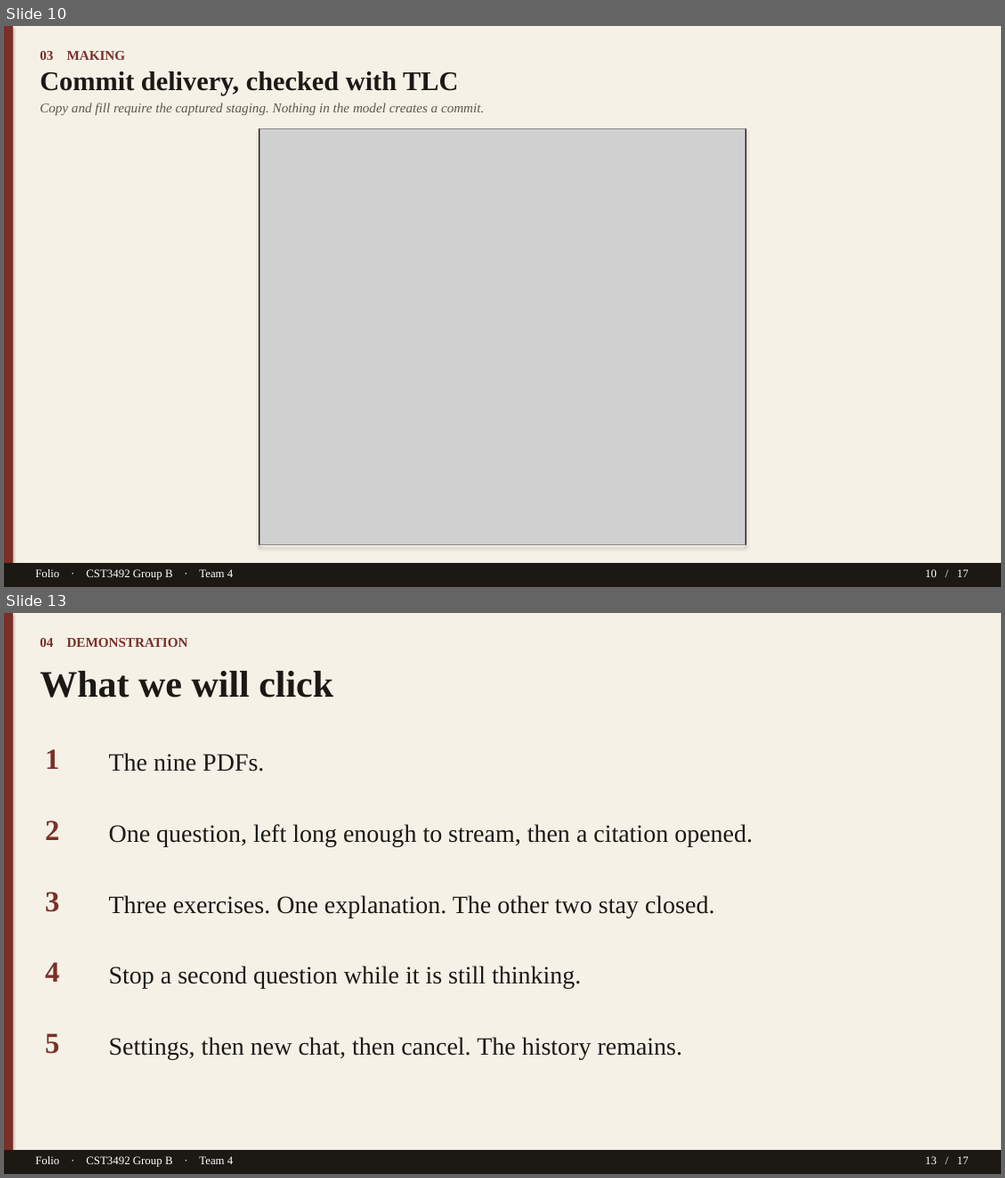
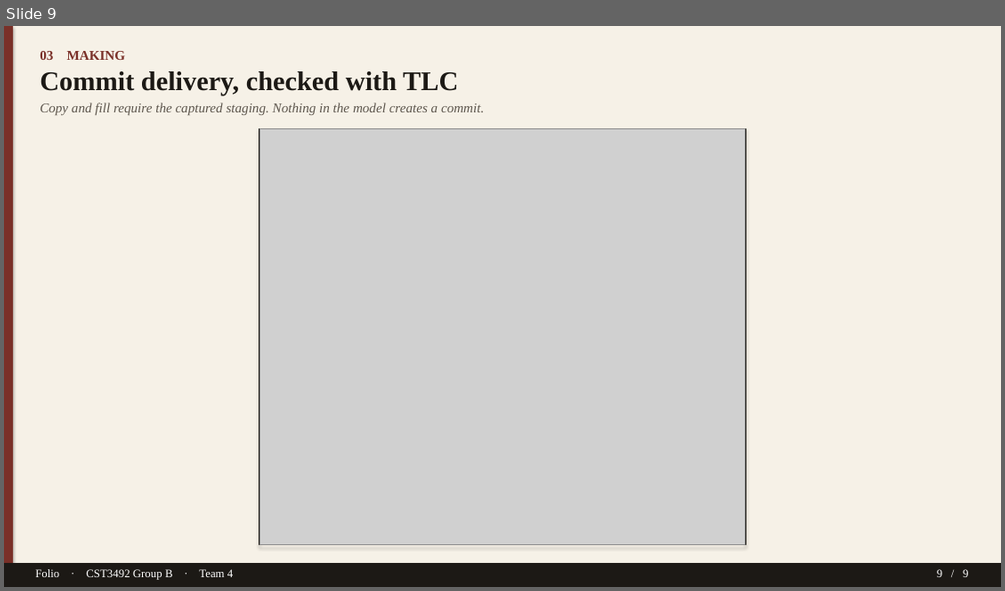
Before and after one commit to TTAWDTT/folio, a slide deck: submission/documents/Folio-GroupB-Team4-Slides.pptx. Shown one above the other, each under a label of ours: slides 10 and 13 before the commit, slide 9 after it; the slides between them are not shown. The pictures are 1005x1178 and 1005x591 pixels, drawn with LibreOffice and Linux fonts; fonts in the diff are those of the drawing; grey boxes stand for pictures. Boxes give left, top, right and bottom in pixels: in the first picture for what was removed or moved away, otherwise in the second. Text is boxed around its words. In the diff, an @@ line names an element or a change of style, - is before the commit and + after.

```diff
--- a/submission/documents/Folio-GroupB-Team4-Slides.pptx
+++ b/submission/documents/Folio-GroupB-Team4-Slides.pptx
@@ slide 13 removed at (4,613,1001,1174), background #FFFFFF @@
@@ rectangle removed at (4,613,1001,1174) @@
@@ rectangle removed at (4,613,13,1174) @@
@@ text removed at (40,638,188,647) @@
-04 DEMONSTRATION
@@ text removed at (40,671,333,698) @@
-What we will click
@@ text removed at (45,749,59,769) @@
-1
@@ text removed at (109,753,264,771) @@
-The nine PDFs.
@@ text removed at (45,820,59,840) @@
-2
@@ text removed at (109,824,752,846) @@
-One question, left long enough to stream, then a citation opened.
@@ text removed at (45,892,59,912) @@
-3
@@ text removed at (109,895,715,917) @@
-Three exercises. One explanation. The other two stay closed.
@@ text removed at (45,962,59,981) @@
-4
@@ text removed at (109,965,581,989) @@
-Stop a second question while it is still thinking.
@@ text removed at (45,1033,59,1054) @@
-5
@@ text removed at (109,1037,683,1060) @@
-Settings, then new chat, then cancel. The history remains.
@@ rectangle removed at (4,1150,1001,1174) @@
@@ text removed at (35,1156,233,1167) @@
-Folio · CST3492 Group B · Team 4
@@ text removed at (925,1156,969,1164) @@
-13 / 17
@@ what was slide 10 is now slide 9 @@
@@ slide 9 changed as well @@
@@ text at (937,569,968,577): text changed @@
-10 / 17
+9 / 9
```
Also in this commit, not shown: 8 other slides changed, 7 other slides removed, 5 other files.
